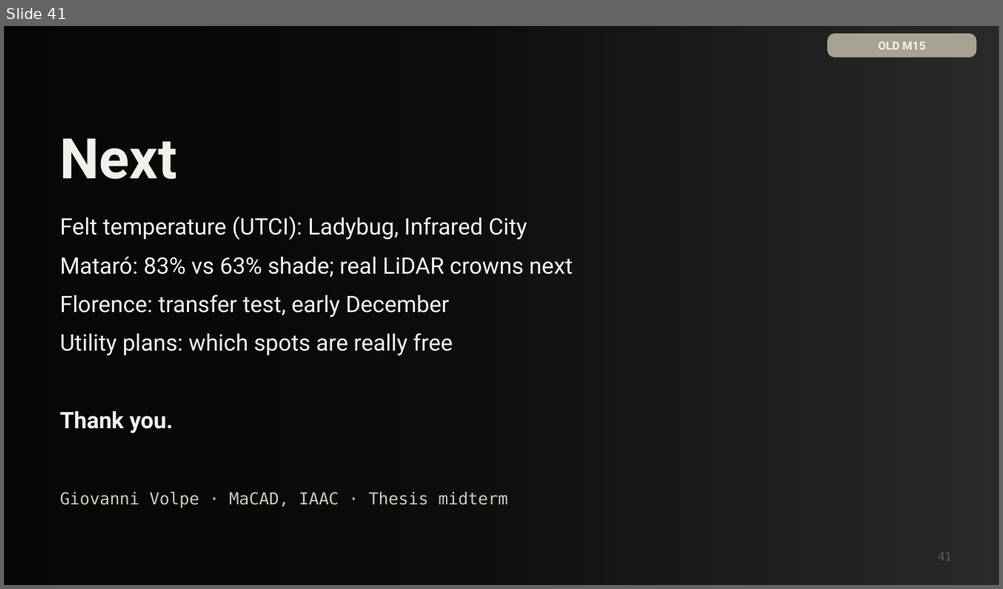
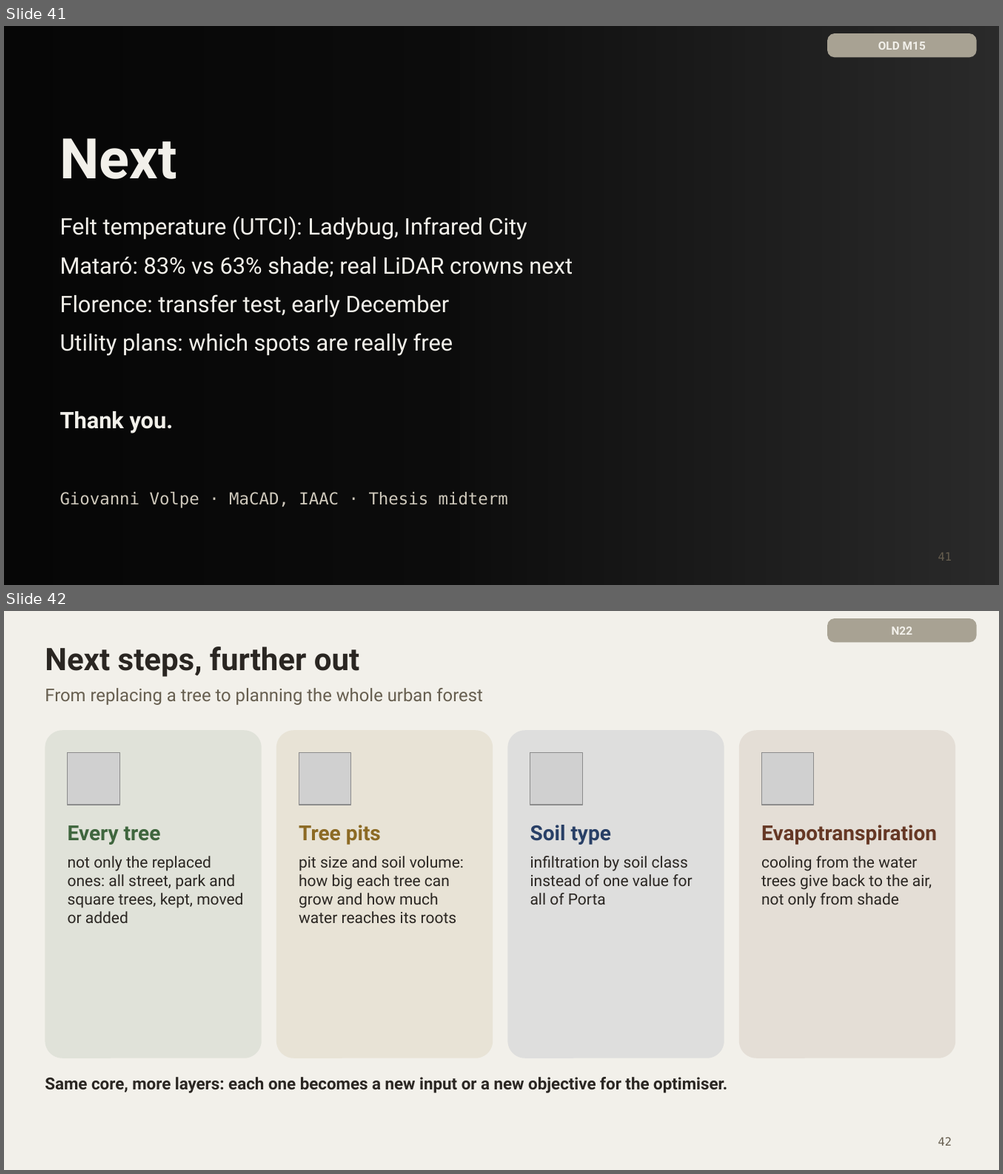
Before and after one commit to giofox96/shade-and-sponge, a slide deck: slides/final/shade_and_sponge_final_new.pptx. Shown one above the other, each under a label of ours: slide 41 before the commit, slides 41 and 42 after it. The pictures are 1003x589 and 1003x1174 pixels, drawn with LibreOffice and Linux fonts; fonts in the diff are those of the drawing; grey boxes stand for pictures; background and template pictures are left out; a plain dark background stands for a picture behind light text. Boxes give left, top, right and bottom in pixels: in the first picture for what was removed or moved away, otherwise in the second. Text is boxed around its words. In the diff, an @@ line names an element or a change of style, - is before the commit and + after.

```diff
--- a/slides/final/shade_and_sponge_final_new.pptx
+++ b/slides/final/shade_and_sponge_final_new.pptx
@@ slide 42 added at <box>4,611,999,1170</box>, background #F2F0EA @@
@@ rounded rectangle added at <box>827,618,976,642</box>, fill #A8A293 @@
@@ text added at <box>891,627,913,635</box>, 11 pt, text #F2F0EA, bold @@
+N22
@@ text added at <box>45,647,359,677</box>, 30 pt, text #2A2622, bold @@
+Next steps, further out
@@ text added at <box>45,688,482,705</box>, 17 pt, text #665E4F @@
+From replacing a tree to planning the whole urban forest
@@ rounded rectangle added at <box>45,730,262,1059</box>, fill #E0E2D9 @@
@@ rounded rectangle added at <box>276,730,492,1059</box>, fill #E8E3D6 @@
@@ rounded rectangle added at <box>508,730,724,1059</box>, fill #DEDEDD @@
@@ rounded rectangle added at <box>739,730,956,1059</box>, fill #E4DED6 @@
@@ picture added at <box>68,753,119,805</box> @@
@@ picture added at <box>299,753,351,805</box> @@
@@ picture added at <box>530,753,582,805</box> @@
@@ picture added at <box>761,753,814,805</box> @@
@@ text added at <box>68,826,243,923</box>, 15 pt, text #2A2622 @@
+Every tree
+not only the replaced ones: all street, park and square trees, kept, moved or added
@@ text added at <box>299,825,464,923</box>, 15 pt, text #2A2622 @@
+Tree pits
+pit size and soil volume: how big each tree can grow and how much water reaches its roots
@@ text added at <box>530,825,691,905</box>, 15 pt, text #2A2622 @@
+Soil type
+infiltration by soil class instead of one value for all of Porta
@@ text added at <box>761,825,936,908</box>, 15 pt, text #2A2622 @@
+Evapotranspiration
+cooling from the water trees give back to the air, not only from shade
@@ text added at <box>45,1077,727,1093</box>, 16 pt, text #2A2622, bold @@
+Same core, more layers: each one becomes a new input or a new objective for the optimiser.
@@ page number added at <box>938,1137,952,1146</box>, 11 pt, text #665E4F @@
+42
```
Also in this commit, not shown: 1 slide changed, 1 other file.
